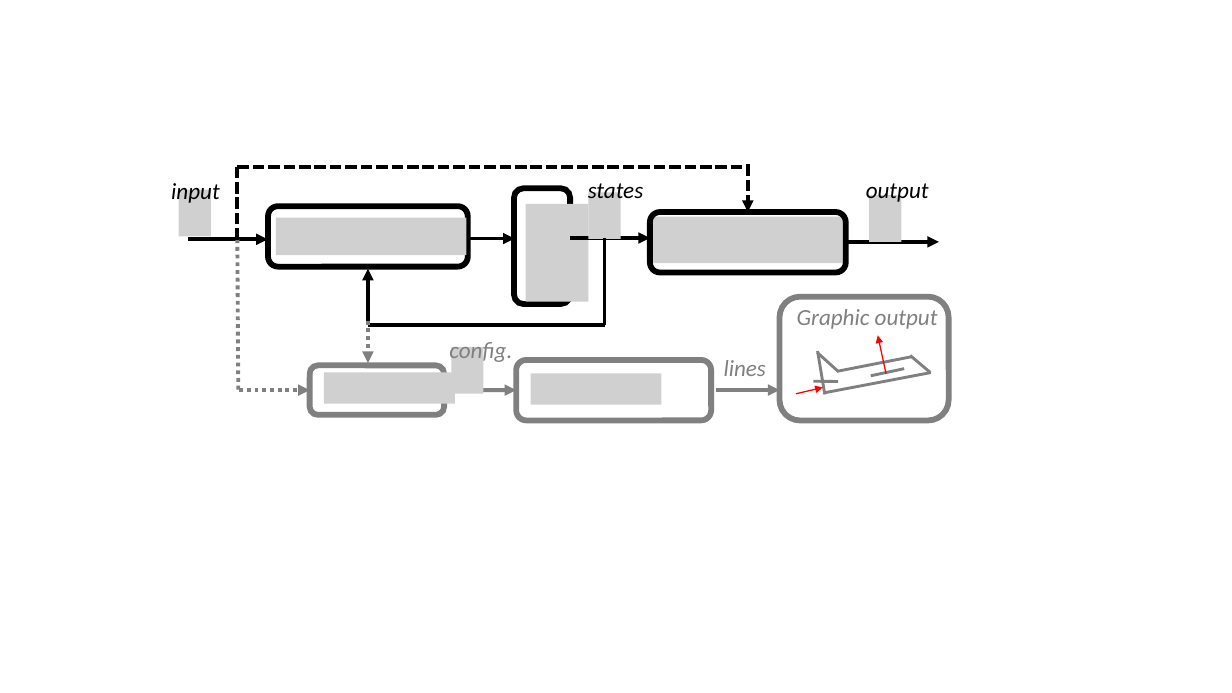
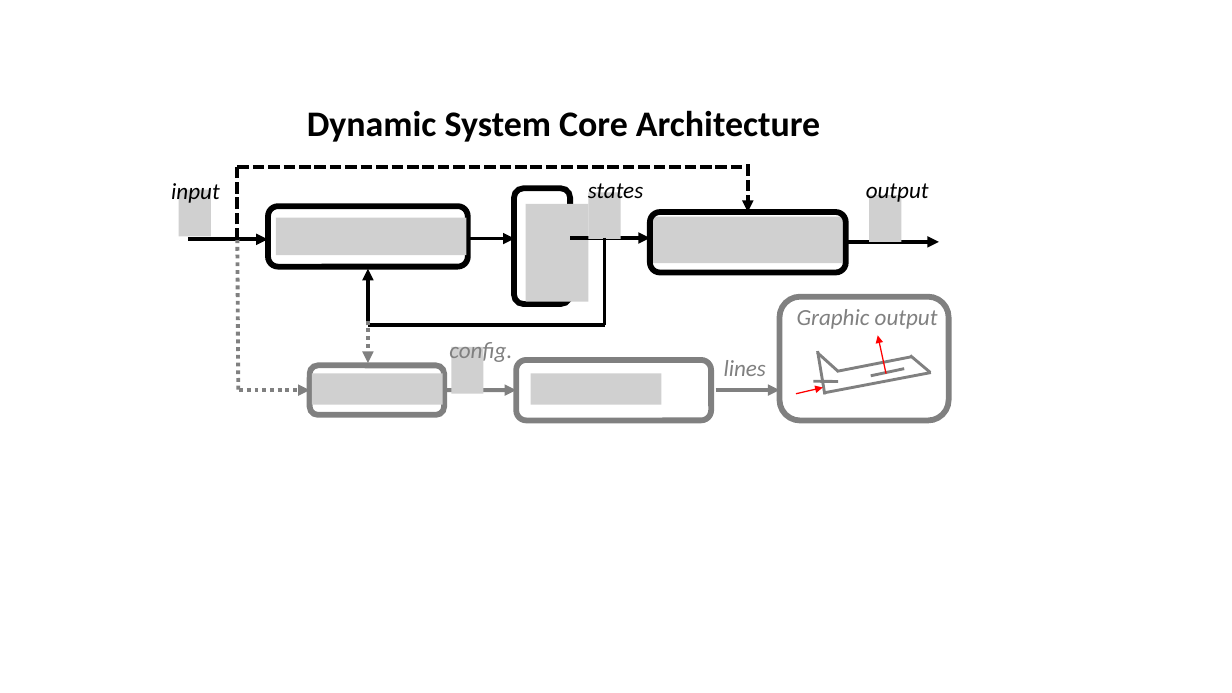
Before and after one commit to alx87grd/alx87grd.github.io, a slide deck: slide 2 of IMG/pyro/pyro_readme.pptx. Drawn at 1232x693 pixels with LibreOffice and Linux fonts; fonts in the diff are those of the drawing; grey boxes stand for pictures. Boxes give left, top, right and bottom in pixels: in the first picture for what was removed or moved away, otherwise in the second. Text is boxed around its words. In the diff, an @@ line names an element or a change of style, - is before the commit and + after.

Commit message:
updated dynamic

```diff
--- a/IMG/pyro/pyro_readme.pptx
+++ b/IMG/pyro/pyro_readme.pptx
@@ text added at (307, 110, 820, 142), 28 pt, text #000000, bold @@
+Dynamic System Core Architecture
@@ picture: place and size @@
-picture at (324, 372, 456, 404)
+picture at (312, 373, 444, 405)
```
Also in this commit, not shown: 1 other file.
